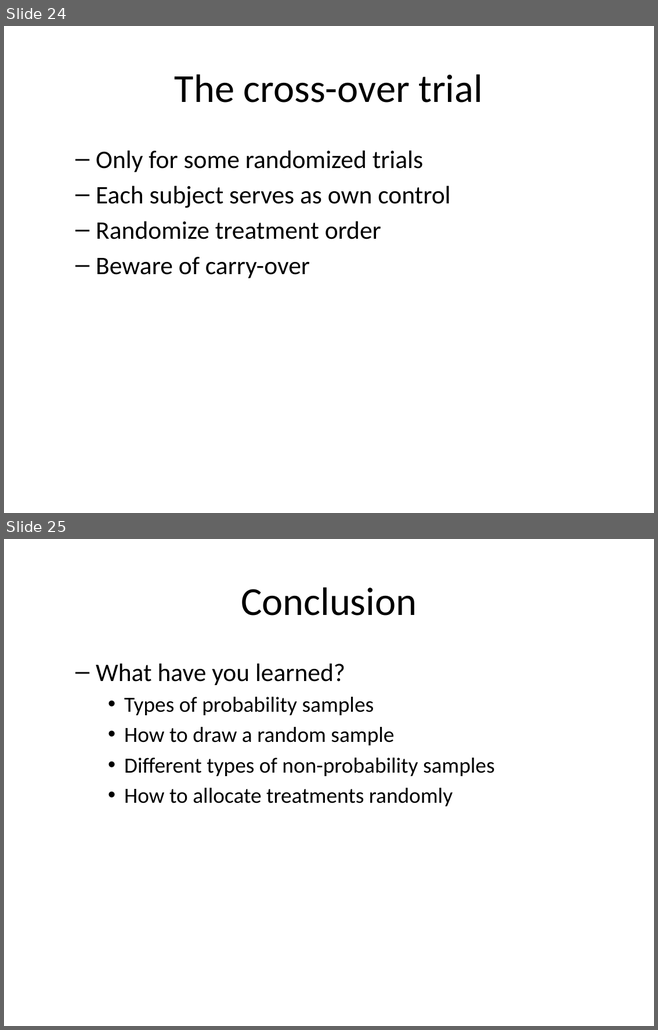
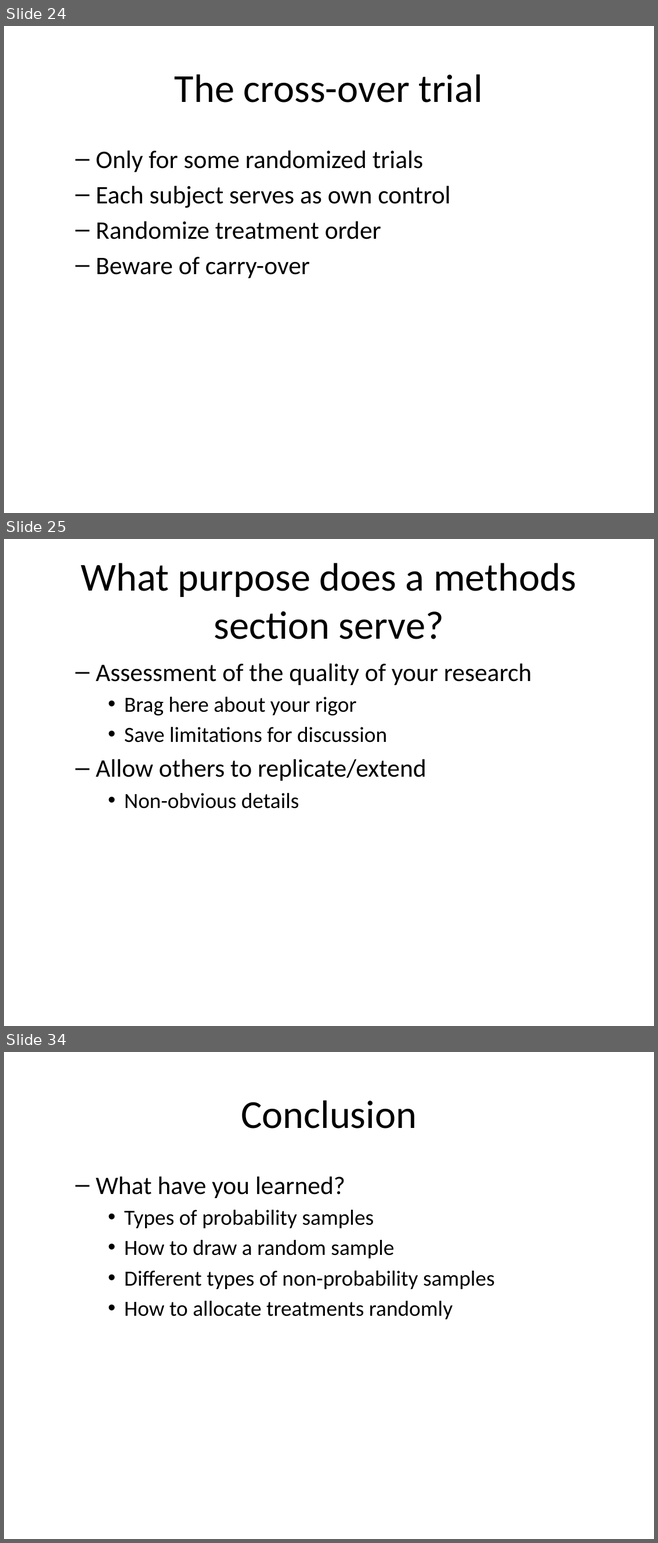
Before and after one commit to pmean/classes, a slide deck: clinical-research-methodology/results/video08-sampling.pptx. Shown one above the other, each under a label of ours: slides 24 and 25 before the commit, slides 24, 25 and 34 after it; the slides between them are not shown. The pictures are 658x1030 and 658x1543 pixels, drawn with LibreOffice and Linux fonts; fonts in the diff are those of the drawing. Boxes give left, top, right and bottom in pixels: in the first picture for what was removed or moved away, otherwise in the second. Text is boxed around its words. In the diff, an @@ line names an element or a change of style, - is before the commit and + after.

```diff
--- a/clinical-research-methodology/results/video08-sampling.pptx
+++ b/clinical-research-methodology/results/video08-sampling.pptx
@@ slide 25 added at box(4, 539, 654, 1026), background #FFFFFF @@
@@ title added at box(81, 563, 576, 639), 44 pt, text #000000 @@
+What purpose does a methods section serve?
@@ text added at box(96, 663, 532, 809), 24 pt, text #000000 @@
+  – Assessment of the quality of your research
+    • Brag here about your rigor
+    • Save limitations for discussion
+  – Allow others to replicate/extend
+    • Non-obvious details
@@ what was slide 25 is now slide 34 @@
```
Also in this commit, not shown: 1 slide changed, 8 other slides added.
